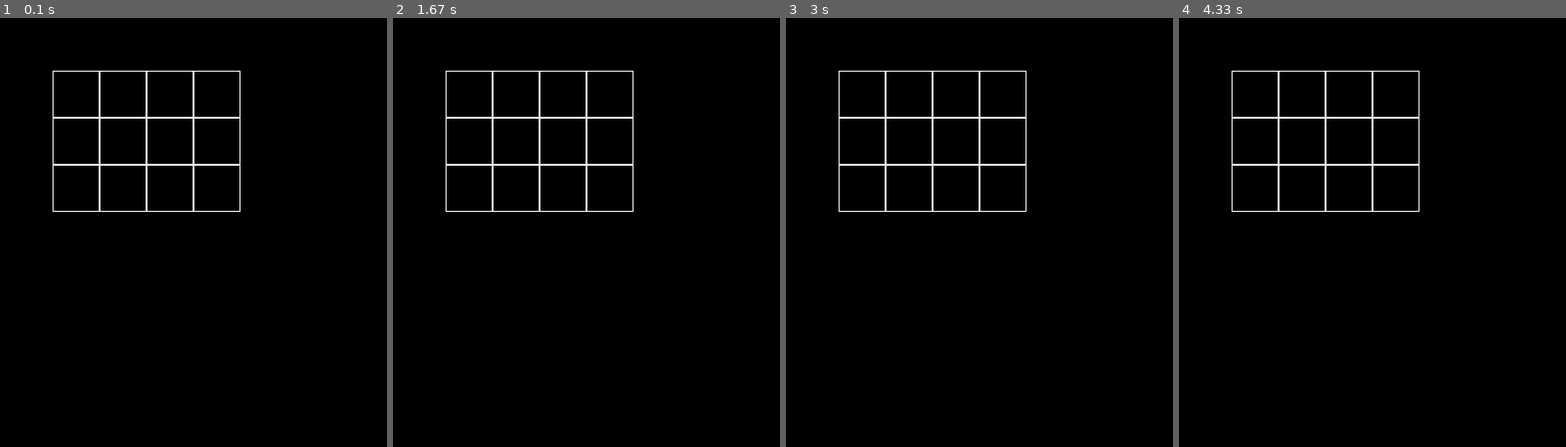
Above: before the commit, frames 1-4 (left to right).
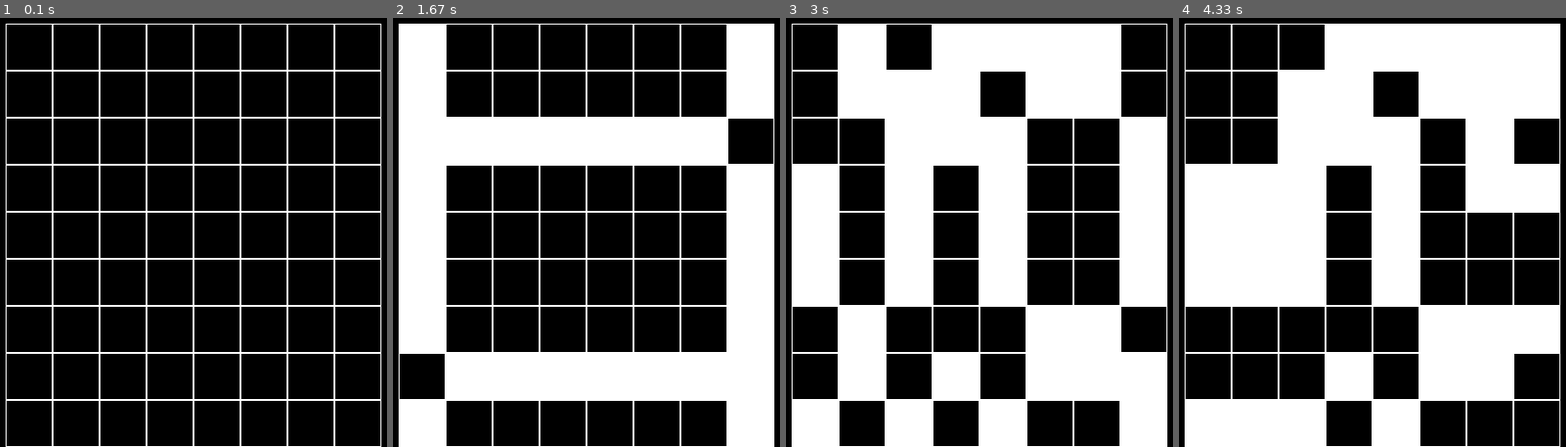
Above: after the commit, the same moments.

Repository: MartsinovichDanya/PyGame
Game: pygame game, started from klet_pole.py
The game is run twice, just before and just after one commit, with the same random seed, the same clock (stepped at 60 frames per second) and the same inputs.
Inputs (mouse positions are in pixels of both pictures, inside the frame that each line leads up to):
- Up to frame 1 (0.1 s): no input
- Up to frame 2 (1.67 s): click (586, 211) at 0.38 s; click (586, 241) at 0.72 s; click (439, 142) at 1.05 s; click (756, 378) at 1.38 s
- Up to frame 3 (3 s): click (987, 52) at 1.72 s; click (956, 335) at 2.05 s; click (964, 133) at 2.38 s; click (913, 116) at 2.72 s
- Up to frame 4 (4.33 s): click (1496, 172) at 3.05 s; click (1519, 202) at 3.38 s; click (1469, 129) at 3.72 s; click (1237, 120) at 4.05 s

The runs differ from the first frame. In frame 1, 6.3% of the frame differs, in the area x 1-99%, y 1-100%; in frame 2, 41%; in frame 3, 53%; in frame 4, 53%.

Commit message:
klet_pole

Diff:
--- a/test_pole.py
+++ b/klet_pole.py
@@ -18,9 +18,28 @@
         self.top = top
         self.cell_size = cell_size
 
+    def get_cell(self, mouse_pos):
+        x, y = mouse_pos
+        if (x < self.left or x > self.left + self.cell_size * self.width) or \
+           (y < self.top or y > self.top + self.cell_size * self.height):
+            return None
+        else:
+            res_x = (x - self.left) // self.cell_size
+            res_y = (y - self.top) // self.cell_size
+            return res_x, res_y
+
+    def on_click(self, cell_coords):
+        x, y = cell_coords
+        for i in range(self.height):
+            for j in range(self.width):
+                if i == y or j == x:
+                    self.board[i][j] = int(not self.board[i][j])
+
     def get_click(self, mouse_pos):
         cell = self.get_cell(mouse_pos)
-        self.on_click(self, cell)
+        print(cell)
+        if cell:
+            self.on_click(cell)
 
     def render(self):
         for i in range(self.height):
@@ -29,19 +48,24 @@
                         self.top + self.cell_size * i,
                         self.cell_size,
                         self.cell_size)
-                pygame.draw.rect(screen, (255, 255, 255), rect, 1)
+                if self.board[i][j]:
+                    pygame.draw.rect(screen, (255, 255, 255), rect)
+                else:
+                    pygame.draw.rect(screen, (255, 255, 255), rect, 1)
 
 
 pygame.init()
 size = width, height = 500, 500
 screen = pygame.display.set_mode(size)
-board = Board(4, 3)
-board.set_view(100, 100, 50)
+board = Board(8, 9)
+board.set_view(50, 50, 50)
 running = True
 while running:
     for event in pygame.event.get():
         if event.type == pygame.QUIT:
             running = False
+        if event.type == pygame.MOUSEBUTTONDOWN:
+            board.get_click(event.pos)
     screen.fill((0, 0, 0))
     board.render()
     pygame.display.flip()
--- /dev/null
+++ b/klet_pole.txt
@@ -0,0 +1 @@
+репозиторий: https://github.com/MartsinovichDanya/PyGame
